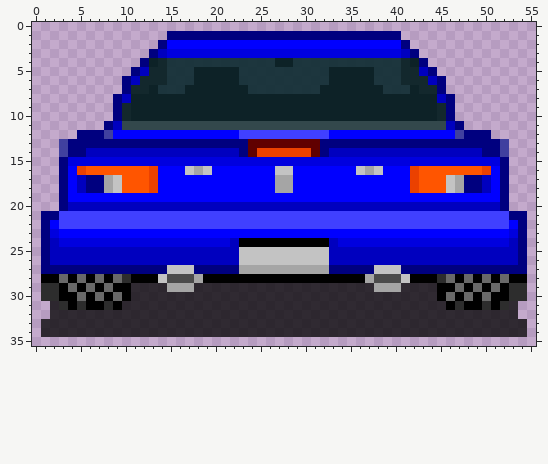
One commit to this pixel-art sprite: assets/car-sheet-default.png. The picture above is the old version.
The file is 56x36 pixels.
Now the later version:
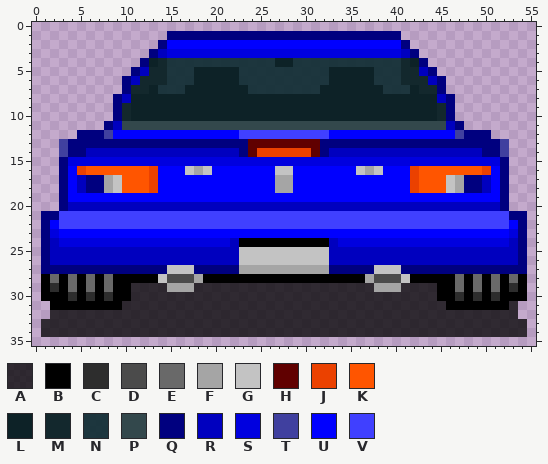
Palette (. is transparent): A #000000c0  B #000000  C #2d2d2d  D #4b4b4b  E #696969  F #a5a5a5  G #c3c3c3  H #600000  J #eb4100  K #ff5500  L #0d2227  M #13282d  N #122e34ef  P #33484c  Q #00007f  R #0000bf  S #0000df  T #40409f  U #0000ff  V #4040ff
The exact change:
Changed rows in their new state; - is an unchanged pixel.
first column x 1:
28 -EBEBEBEBB----------------------------------BBEBEBEBE-
29 B----------------------------------------------------B
30 BB-CBCBCB------------------------------------BCBCBC-BB
31 -BB-B--B--------------------------------------B--B-B--
Boxes around the changes in both pictures, in picture pixels (x1, y1, x2, y2):
changed: (41, 274, 131, 310)
changed: (437, 274, 527, 310)
